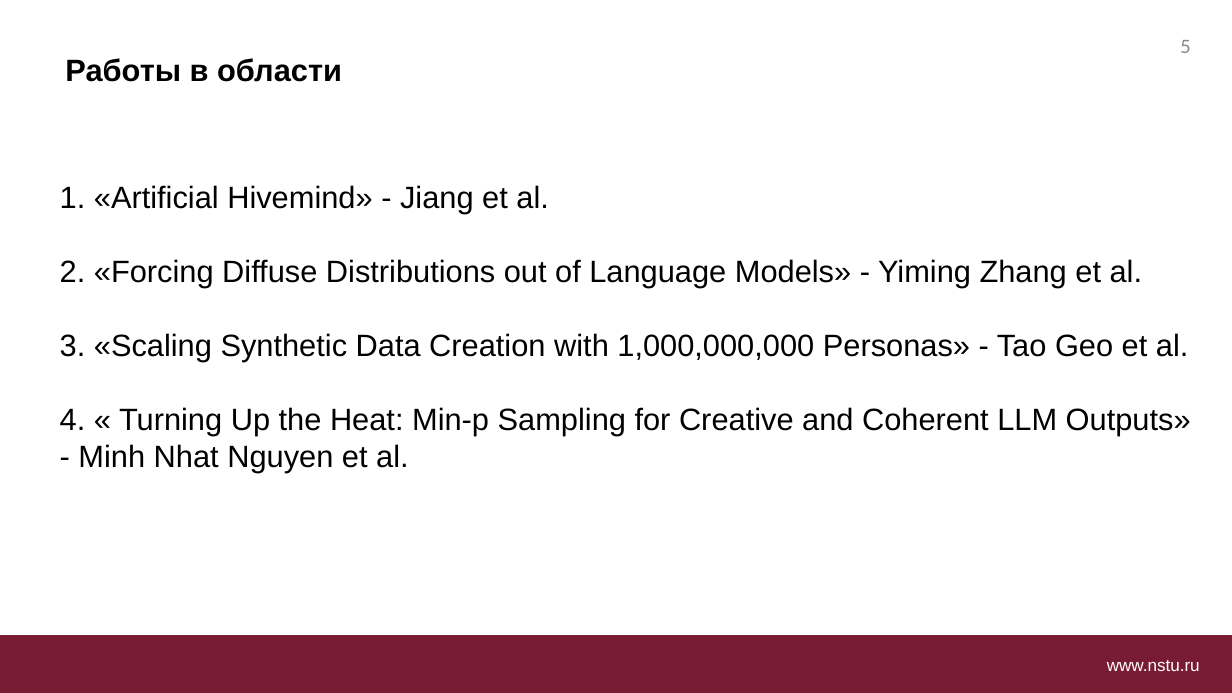
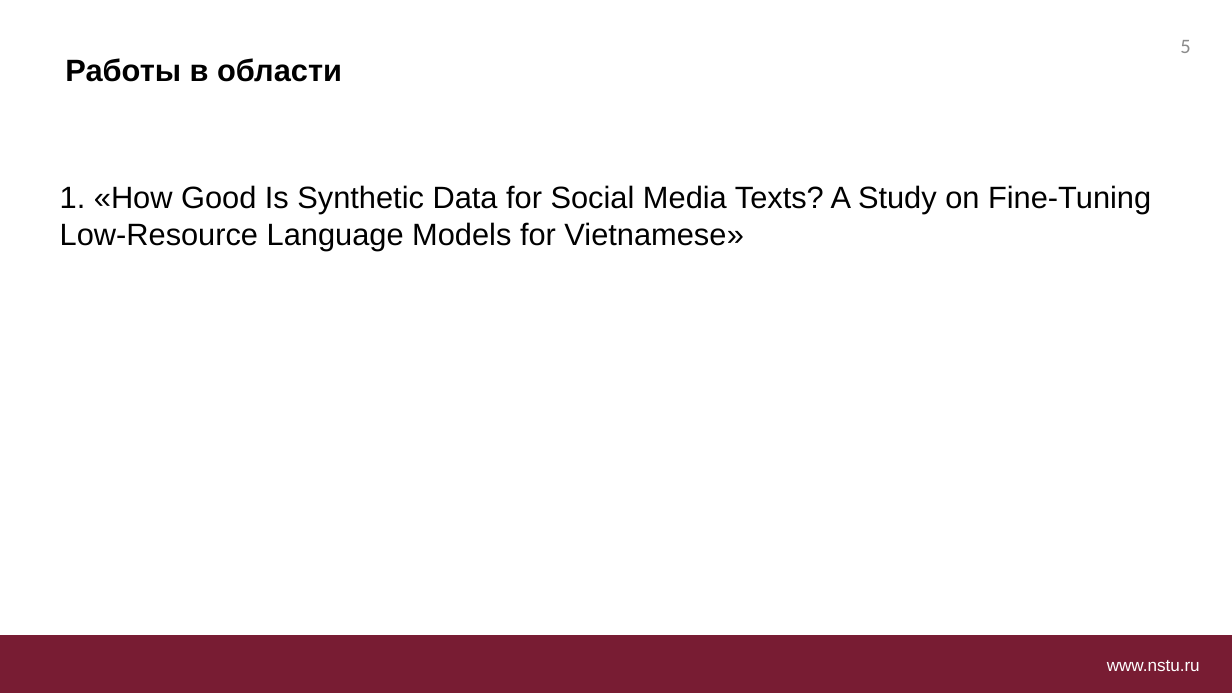
Before and after one commit to LimeShot/NSTU, a slide deck: slide 5 of SM/Чумаков (1).pptm (slide 6 before the commit). Drawn at 1232x693 pixels with LibreOffice and Linux fonts; fonts in the diff are those of the drawing; background and template pictures are left out. Boxes give left, top, right and bottom in pixels: in the first picture for what was removed or moved away, otherwise in the second. Text is boxed around its words. In the diff, an @@ line names an element or a change of style, - is before the commit and + after.

```diff
--- a/SM/Чумаков (1).pptm
+++ b/SM/Чумаков (1).pptm
@@ text at (60, 185, 1151, 251): text changed @@
-1. «Artificial Hivemind» - Jiang et al.
-2. «Forcing Diffuse Distributions out of Language Models» - Yiming Zhang et al.
-3. «Scaling Synthetic Data Creation with 1,000,000,000 Personas» - Tao Geo et al.
-4. « Turning Up the Heat: Min-p Sampling for Creative and Coherent LLM Outputs» - Minh Nhat Nguyen et al.
+1. «How Good Is Synthetic Data for Social Media Texts? A Study on Fine-Tuning Low-Resource Language Models for Vietnamese»
```
Also in this commit, not shown: 3 other slides changed, 2 slides added, 4 slides removed, 45 other files.
